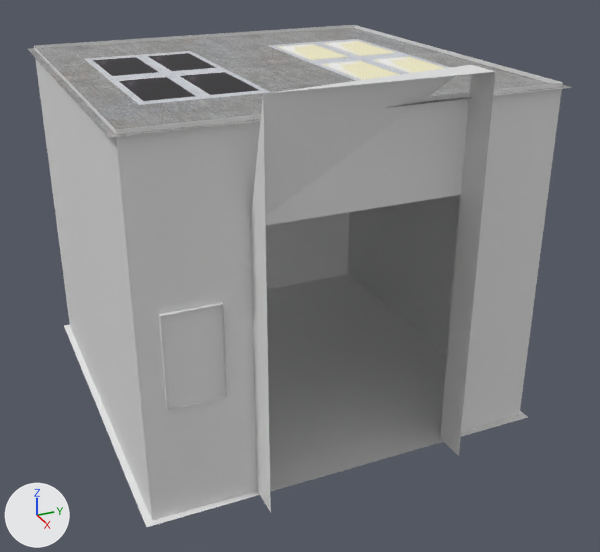
What one commit did to the Blender file mod/elevator.blend.
Before and after are seen from a 50 mm camera at (11.76, -4.79, 7.55) aimed at (0.69, 0.2, 2.01). The axes (+X, +Y, +Z) are drawn at lower left. The lights are the same throughout.

The first picture shows 'Ceiling', 'Floor', 'Walls'.
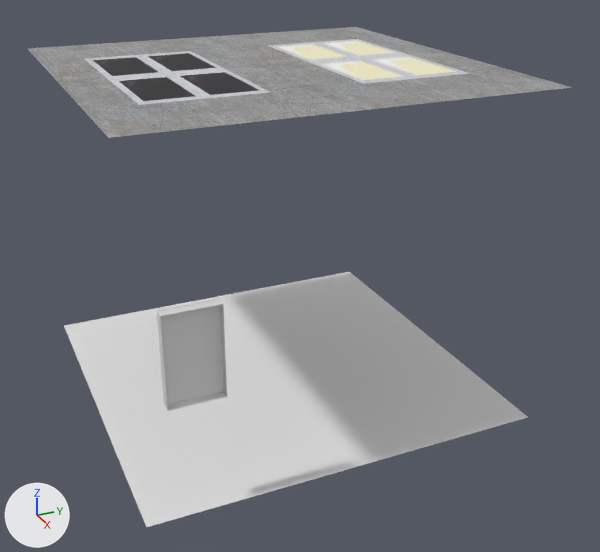
Location of each change, [x1, y1, x2, y2] in pixels of the pictures (600 x 552 px):
'Walls', hidden
    before: [34, 25, 563, 520]
'PanelBox', added
    after: [157, 299, 227, 411]

Edits to the bpy script that builds the scene:
```text
Add me_cube_001_1:
    me_cube_001_1.from_pydata([(2.914, -2.689, 1.678), (2.914, -2.689, 3.012), (2.914, -1.897, 1.678), (2.914, -1.897, 3.012), (3.056, -2.689, 1.678), (3.056, -2.689, 3.012), (3.056, -1.897, 1.678), (3.056, -1.897, 3.012)], [], [(2, 3, 7, 6), (4, 5, 1, 0), (2, 6, 4, 0), (7, 3, 1, 5), (2, 0, 1, 3)])
Change ob_walls:
    add ob_walls.hide_set(True)
Add ob_panelbox:
    ob_panelbox = bpy.data.objects.new('PanelBox', me_cube_001_1)
    ob_panelbox.location = (0.0, 0.0, 0.0)
```
